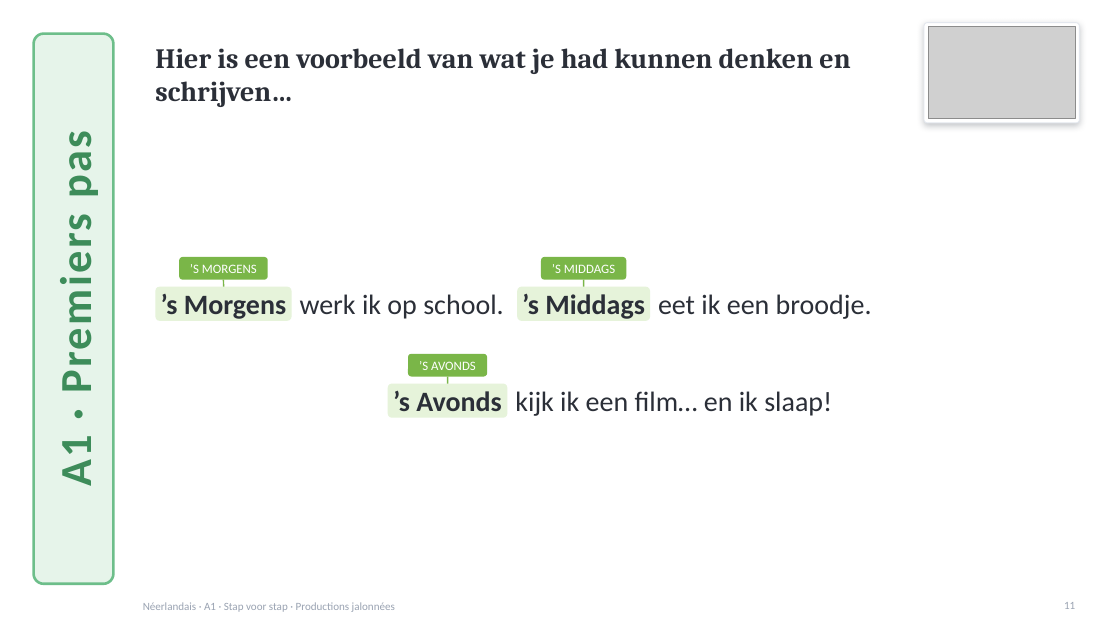
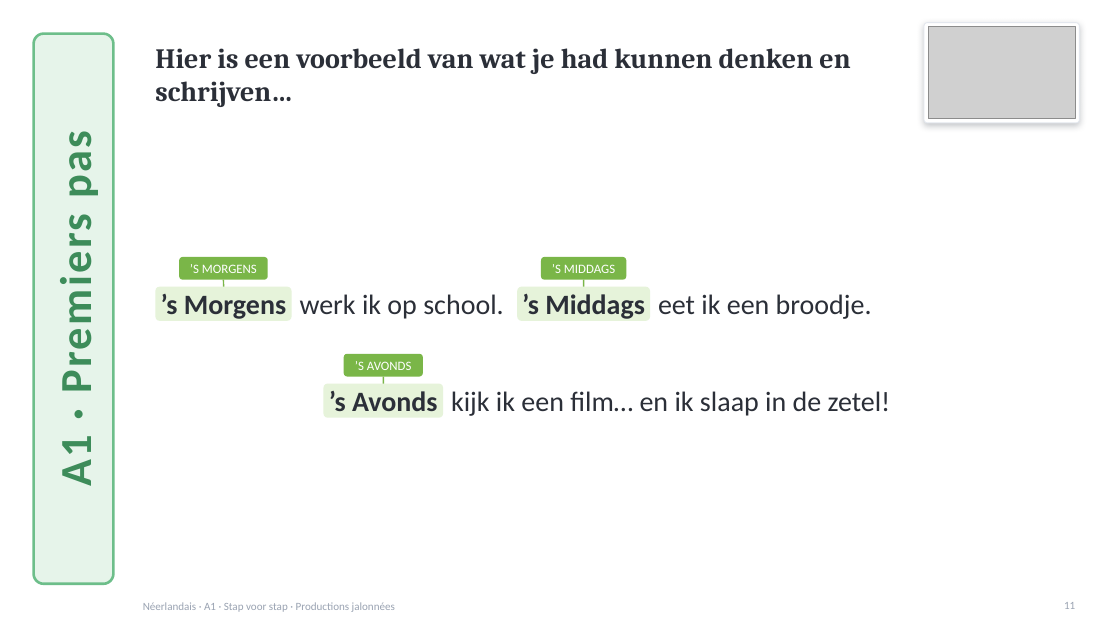
Before and after one commit to ajouniaux/talenleren, a slide deck: slide 11 of neerlandais1/powerpoints/Stap_voor_stap_A1_debutants.pptx. Drawn at 1120x630 pixels with LibreOffice and Linux fonts; fonts in the diff are those of the drawing; grey boxes stand for pictures. Boxes give left, top, right and bottom in pixels: in the first picture for what was removed or moved away, otherwise in the second. Text is boxed around its words. In the diff, an @@ line names an element or a change of style, - is before the commit and + after.

```diff
--- a/neerlandais1/powerpoints/Stap_voor_stap_A1_debutants.pptx
+++ b/neerlandais1/powerpoints/Stap_voor_stap_A1_debutants.pptx
@@ 2 texts, 2 rounded rectangles, 1 line: place and size @@
-2 texts, 2 rounded rectangles, 1 line at [388, 354, 507, 418]
+2 texts, 2 rounded rectangles, 1 line at [323, 354, 443, 418]
@@ text at [451, 391, 891, 416]: text changed @@
-kijk ik een film… en ik slaap!
+kijk ik een film… en ik slaap in de zetel!
```
Also in this commit, not shown: 19 other slides changed, 5 other files.
